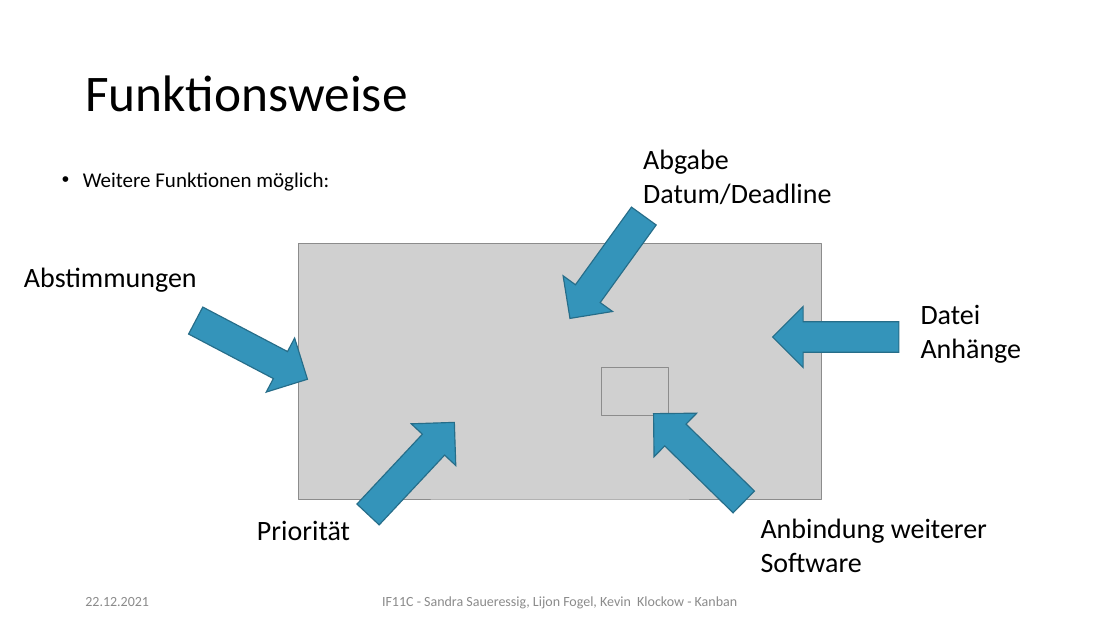
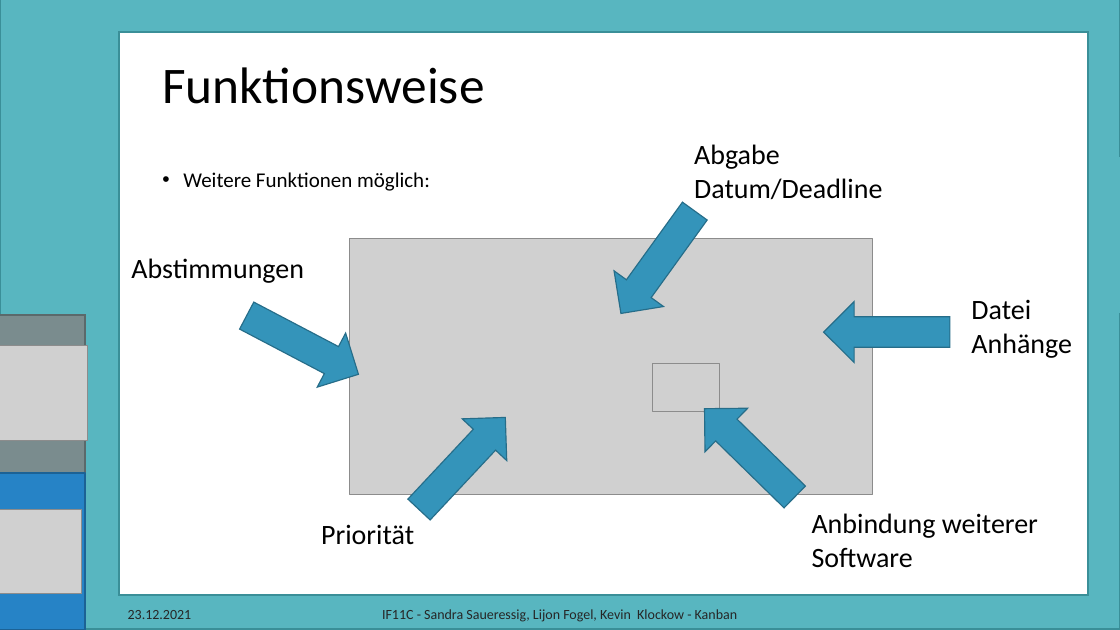
Before and after one commit to myLogic207/myLogic207.github.io, a slide deck: slide 7 of IF11C/plusd/resources/Kanban/Kanban_präs_new.pptx. Drawn at 1120x630 pixels with LibreOffice and Linux fonts; fonts in the diff are those of the drawing; grey boxes stand for pictures; background and template pictures are left out. Boxes give left, top, right and bottom in pixels: in the first picture for what was removed or moved away, otherwise in the second. Text is boxed around its words. In the diff, an @@ line names an element or a change of style, - is before the commit and + after.

```diff
--- a/IF11C/plusd/resources/Kanban/Kanban_präs_new.pptx
+++ b/IF11C/plusd/resources/Kanban/Kanban_präs_new.pptx
@@ freeform shape added at (0, 0, 1120, 630), fill #84ACB6, outline #588894 1.5 pt @@
@@ freeform shape added at (0, 0, 1120, 629), fill #58B6C0, outline #3A8F98 1.5 pt @@
@@ freeform shape added at (0, 0, 85, 630), fill #7A8C8E, outline #5B696B 1.5 pt @@
@@ freeform shape added at (0, 0, 85, 630), fill #2683C6, outline #1D6294 1.5 pt @@
@@ rectangle added at (119, 33, 1088, 596), fill #FFFFFF, outline #588894 1.5 pt @@
@@ rectangle added at (119, 32, 1088, 595), fill #FFFFFF, outline #3A8F98 1.5 pt @@
@@ title "Funktionsweise": place and size @@
-title "Funktionsweise" at (85, 75, 407, 112)
+title "Funktionsweise" at (162, 67, 484, 104)
@@ text "Weitere Funktionen möglich:": place and size @@
-text "Weitere Funktionen möglich:" at (83, 172, 329, 191)
+text "Weitere Funktionen möglich:" at (183, 172, 430, 191)
@@ 5 right arrows, 3 texts, 2 pictures: place and size @@
-5 right arrows, 3 texts, 2 pictures at (181, 149, 1022, 573)
+5 right arrows, 3 texts, 2 pictures at (232, 144, 1072, 568)
@@ text "Abstimmungen": place and size @@
-text "Abstimmungen" at (24, 267, 197, 292)
+text "Abstimmungen" at (131, 258, 304, 283)
@@ picture added at (0, 345, 87, 440) @@
@@ picture added at (0, 510, 82, 594) @@
@@ text "Priorität": place and size @@
-text "Priorität" at (257, 520, 350, 541)
+text "Priorität" at (321, 524, 414, 545)
@@ text at (128, 610, 192, 619): text changed; text colour #8C8C8C to #262626 @@
-22.12.2021
+23.12.2021
@@ text "IF11C - Sandra Saueressig, Lijon ...": place and size @@
-text "IF11C - Sandra Saueressig, Lijon ..." at (382, 596, 737, 609)
+text "IF11C - Sandra Saueressig, Lijon ..." at (382, 609, 737, 622)
@@ text "IF11C - Sandra Saueressig, Lijon ..." at (382, 609, 737, 622): text colour #8C8C8C to #262626 @@
```
Also in this commit, not shown: 10 other slides changed, 1 slide added, 4 other files.
